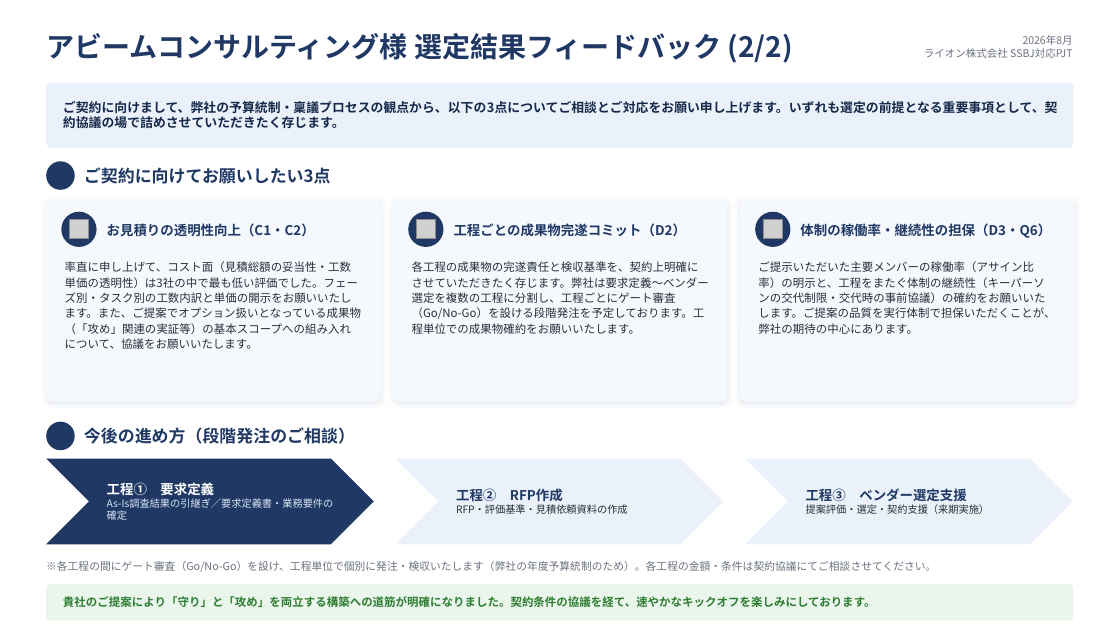
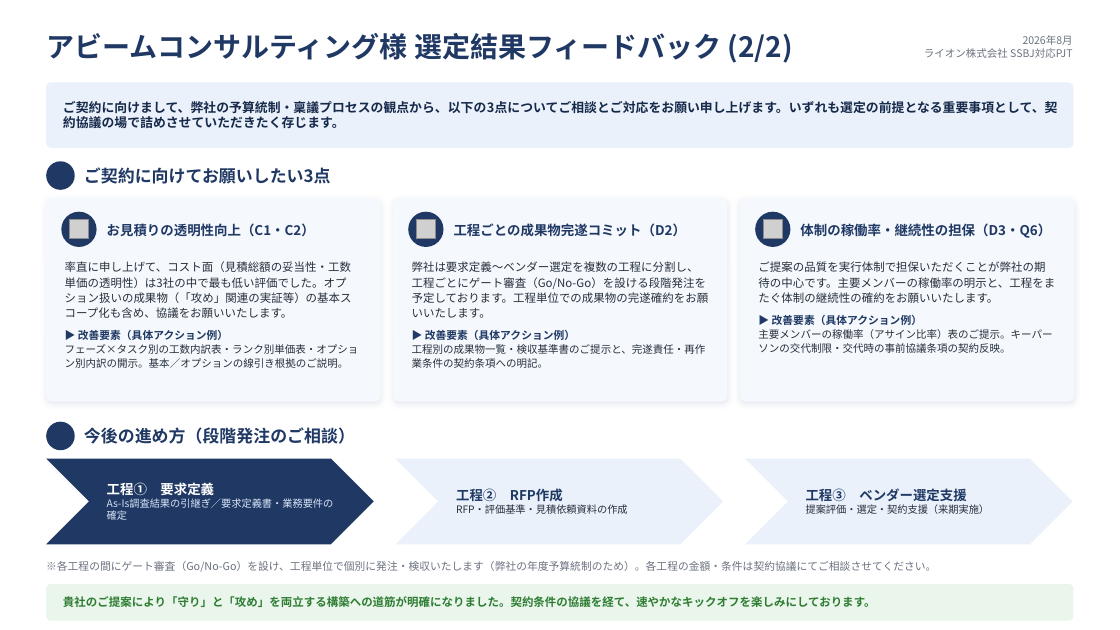
Before and after one commit to tk-tus2-cloud/free_creative, a slide deck: slide 2 of docs/選定結果フィードバック_アビームコンサルティング様.pptx. Drawn at 1120x630 pixels with LibreOffice and Linux fonts; fonts in the diff are those of the drawing; grey boxes stand for pictures; background and template pictures are left out. Boxes give left, top, right and bottom in pixels: in the first picture for what was removed or moved away, otherwise in the second. Text is boxed around its words. In the diff, an @@ line names an element or a change of style, - is before the commit and + after.

```diff
--- a/docs/選定結果フィードバック_アビームコンサルティング様.pptx
+++ b/docs/選定結果フィードバック_アビームコンサルティング様.pptx
@@ text at <box>65,261,359,368</box>: text changed @@
-率直に申し上げて、コスト面（見積総額の妥当性・工数単価の透明性）は3社の中で最も低い評価でした。フェーズ別・タスク別の工数内訳と単価の開示をお願いいたします。また、ご提案でオプション扱いとなっている成果物（「攻め」関連の実証等）の基本スコープへの組み入れについて、協議をお願いいたします。
+率直に申し上げて、コスト面（見積総額の妥当性・工数単価の透明性）は3社の中で最も低い評価でした。オプション扱いの成果物（「攻め」関連の実証等）の基本スコープ化も含め、協議をお願いいたします。
+▶ 改善要素（具体アクション例）
+フェーズ×タスク別の工数内訳表・ランク別単価表・オプション別内訳の開示。基本／オプションの線引き根拠のご説明。
@@ text at <box>412,261,709,368</box>: text changed @@
-各工程の成果物の完遂責任と検収基準を、契約上明確にさせていただきたく存じます。弊社は要求定義〜ベンダー選定を複数の工程に分割し、工程ごとにゲート審査（Go/No-Go）を設ける段階発注を予定しております。工程単位での成果物確約をお願いいたします。
+弊社は要求定義〜ベンダー選定を複数の工程に分割し、工程ごとにゲート審査（Go/No-Go）を設ける段階発注を予定しております。工程単位での成果物の完遂確約をお願いいたします。
+▶ 改善要素（具体アクション例）
+工程別の成果物一覧・検収基準書のご提示と、完遂責任・再作業条件の契約条項への明記。
@@ text at <box>758,261,1055,353</box>: text changed @@
-ご提示いただいた主要メンバーの稼働率（アサイン比率）の明示と、工程をまたぐ体制の継続性（キーパーソンの交代制限・交代時の事前協議）の確約をお願いいたします。ご提案の品質を実行体制で担保いただくことが、弊社の期待の中心にあります。
+ご提案の品質を実行体制で担保いただくことが弊社の期待の中心です。主要メンバーの稼働率の明示と、工程をまたぐ体制の継続性の確約をお願いいたします。
+▶ 改善要素（具体アクション例）
+主要メンバーの稼働率（アサイン比率）表のご提示。キーパーソンの交代制限・交代時の事前協議条項の契約反映。
```
Also in this commit, not shown: 2 other files.
